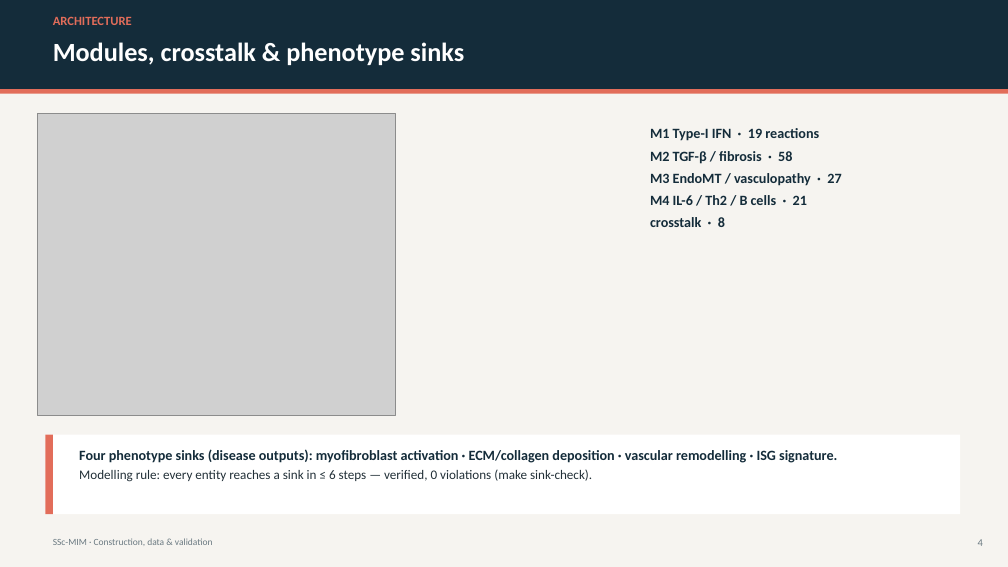
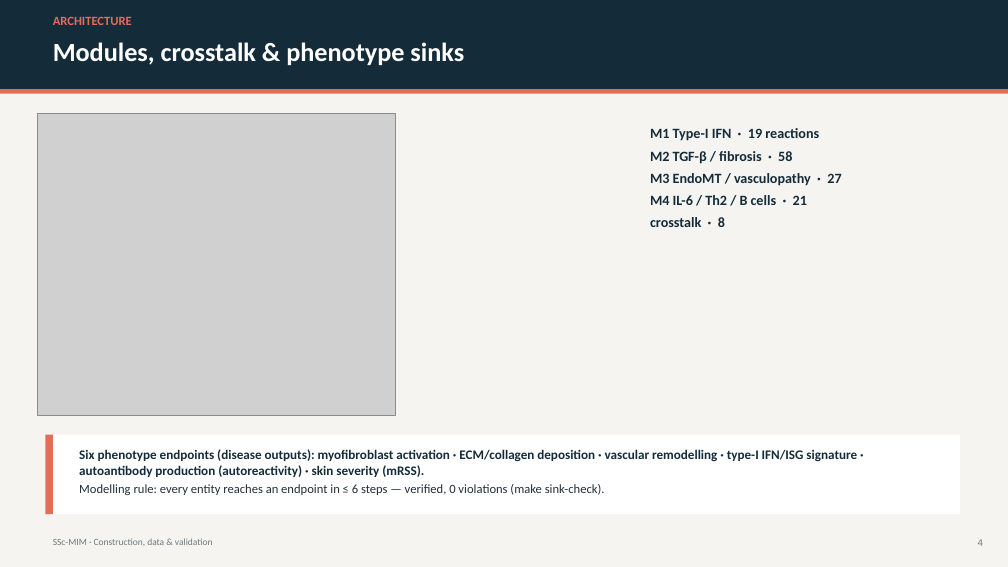
Before and after one commit to Nurtal/IDT_SSc_map, a slide deck: slide 4 of docs/SSc_MIM_construction_deck.pptx. Drawn at 1008x567 pixels with LibreOffice and Linux fonts; fonts in the diff are those of the drawing; grey boxes stand for pictures. Boxes give left, top, right and bottom in pixels: in the first picture for what was removed or moved away, otherwise in the second. Text is boxed around its words. In the diff, an @@ line names an element or a change of style, - is before the commit and + after.

```diff
--- a/docs/SSc_MIM_construction_deck.pptx
+++ b/docs/SSc_MIM_construction_deck.pptx
@@ text at box(79, 449, 857, 495): text changed; size 13.5 to 12.5 pt @@
-Four phenotype sinks (disease outputs): myofibroblast activation · ECM/collagen deposition · vascular remodelling · ISG signature.
-Modelling rule: every entity reaches a sink in ≤ 6 steps — verified, 0 violations (make sink-check).
+Six phenotype endpoints (disease outputs): myofibroblast activation · ECM/collagen deposition · vascular remodelling · type-I IFN/ISG signature · autoantibody production (autoreactivity) · skin severity (mRSS).
+Modelling rule: every entity reaches an endpoint in ≤ 6 steps — verified, 0 violations (make sink-check).
```
Also in this commit, not shown: 8 other files.
